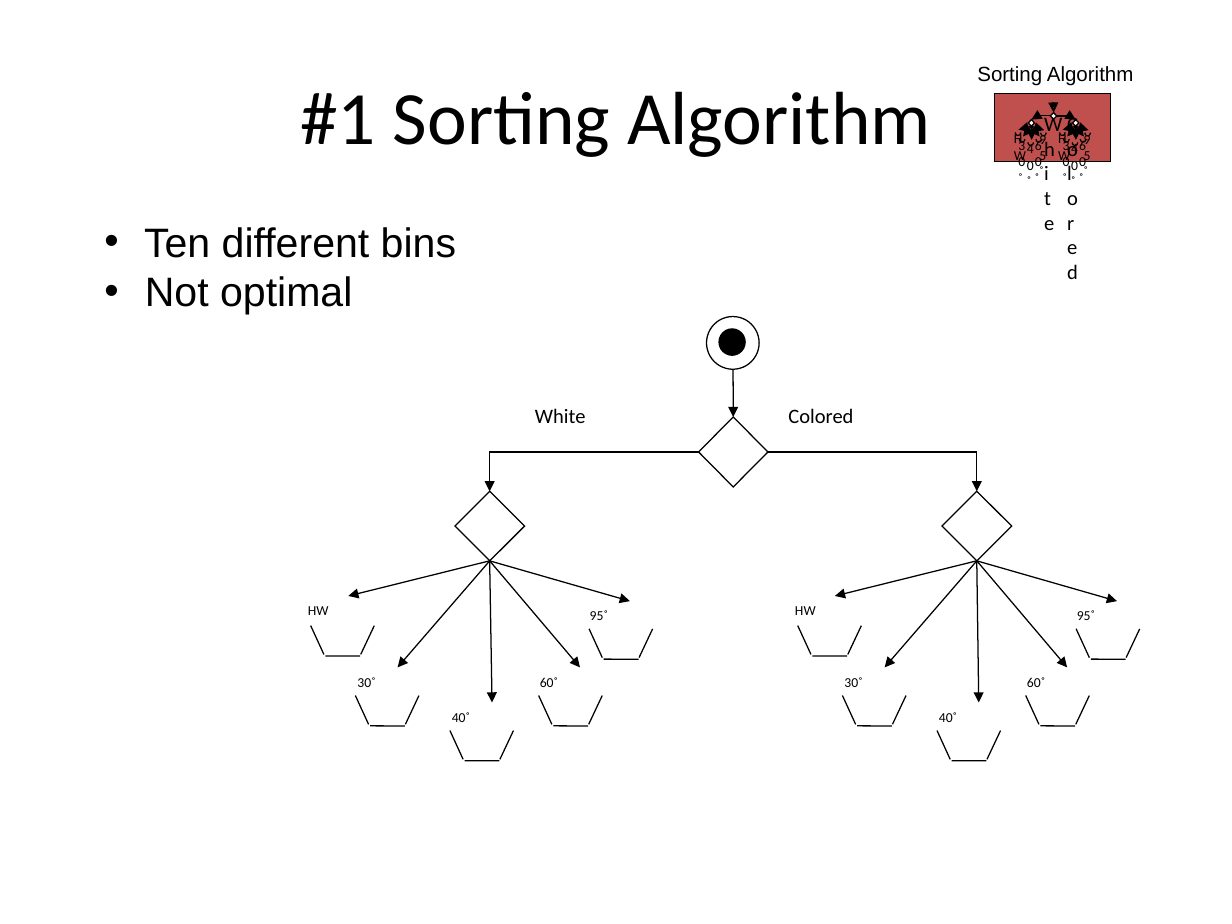
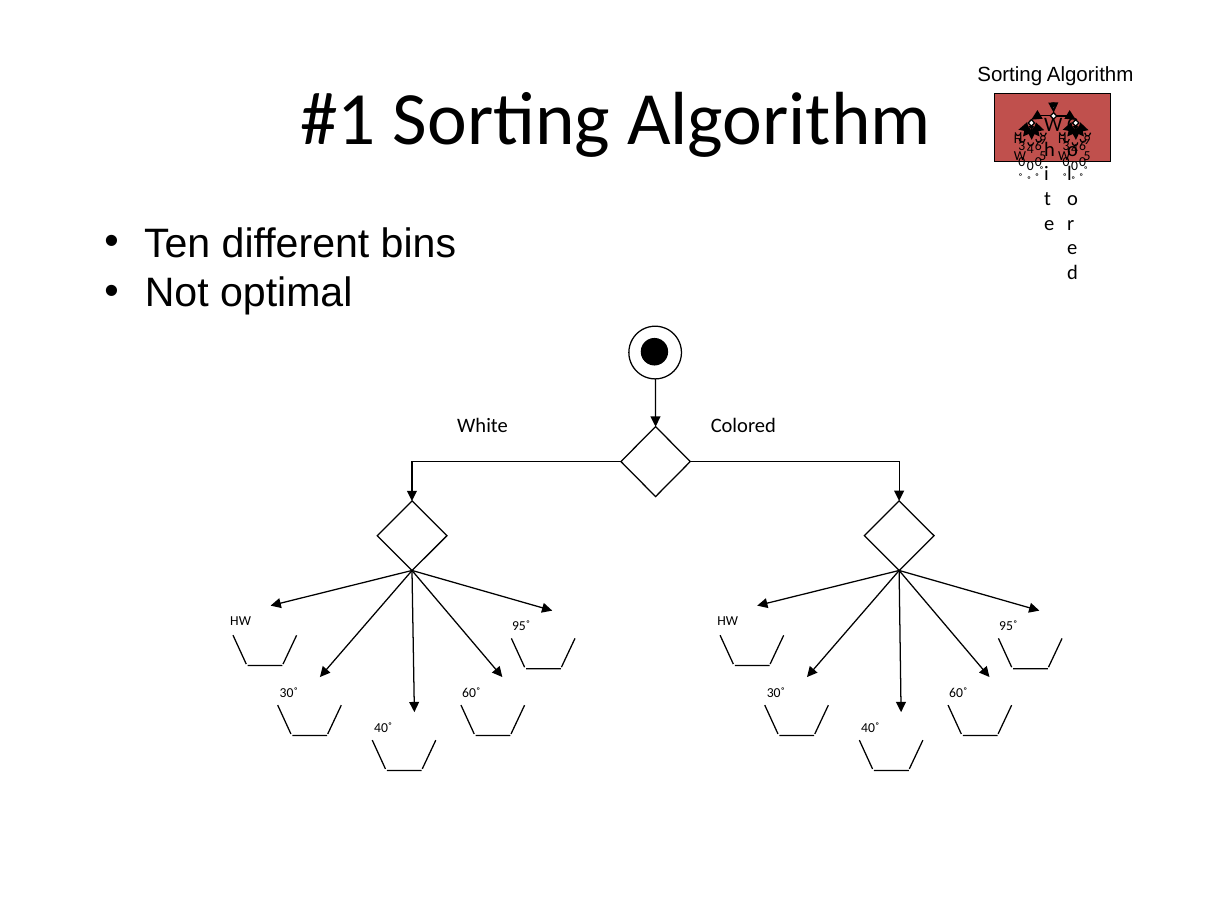
Before and after one commit to isurup/kalle-martin-group, a slide deck: slide 5 of RSD1/presentation/ExamRobertas.ppt. Drawn at 1232x924 pixels with LibreOffice and Linux fonts; fonts in the diff are those of the drawing. Boxes give left, top, right and bottom in pixels: in the first picture for what was removed or moved away, otherwise in the second. Text is boxed around its words. In the diff, an @@ line names an element or a change of style, - is before the commit and + after.

```diff
--- a/RSD1/presentation/ExamRobertas.ppt
+++ b/RSD1/presentation/ExamRobertas.ppt
@@ 19 lines, 10 arrows, 5 texts, 2 diamonds, 2 elbow arrows, 1 ellipse moved together from (x1=308, y1=317, x2=1140, y2=761) to (x1=230, y1=326, x2=1062, y2=770) @@
@@ 11 lines, 7 texts, 1 ellipse, 1 diamond, 1 arrow moved together from (x1=310, y1=329, x2=1126, y2=761) to (x1=233, y1=339, x2=1048, y2=770) @@
```
Also in this commit, not shown: 5 other slides changed.
